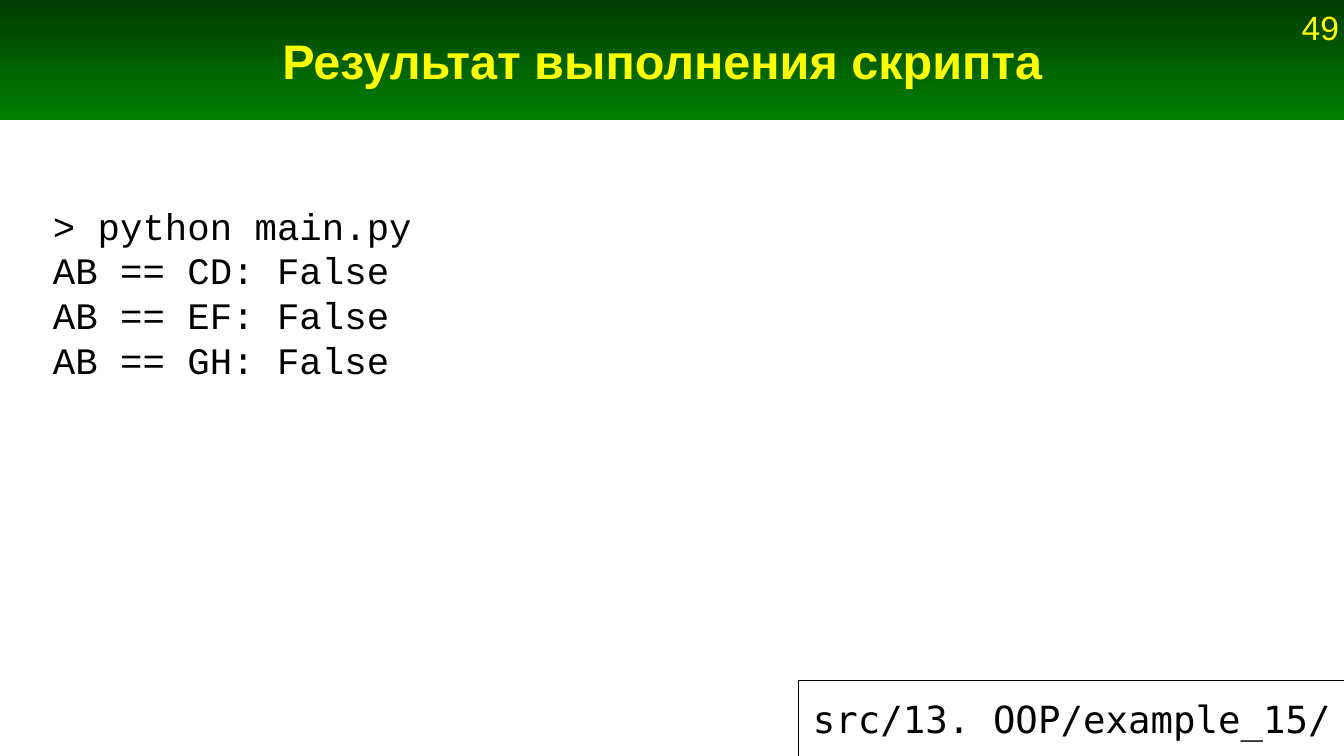
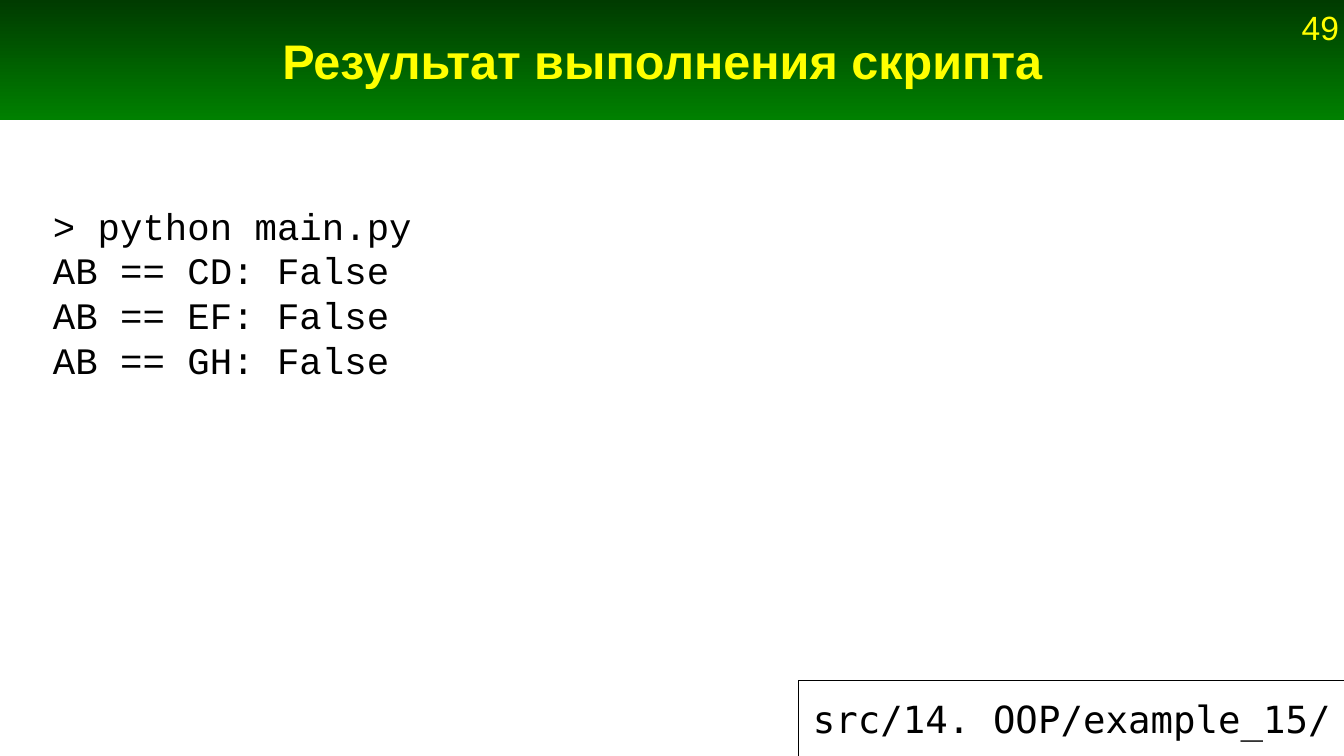
Before and after one commit to Jenyay/python-lectures, a slide deck: slide 49 of presentations/14. OOP.odp. Drawn at 1344x756 pixels with LibreOffice and Linux fonts; fonts in the diff are those of the drawing. Boxes give left, top, right and bottom in pixels: in the first picture for what was removed or moved away, otherwise in the second. Text is boxed around its words. In the diff, an @@ line names an element or a change of style, - is before the commit and + after.

```diff
--- a/presentations/14. OOP.odp
+++ b/presentations/14. OOP.odp
@@ title at [813, 704, 1331, 741]: text changed @@
-src/13. OOP/example_15/
+src/14. OOP/example_15/
```
Also in this commit, not shown: 60 other slides changed, 1 slide removed, 1 other file.
